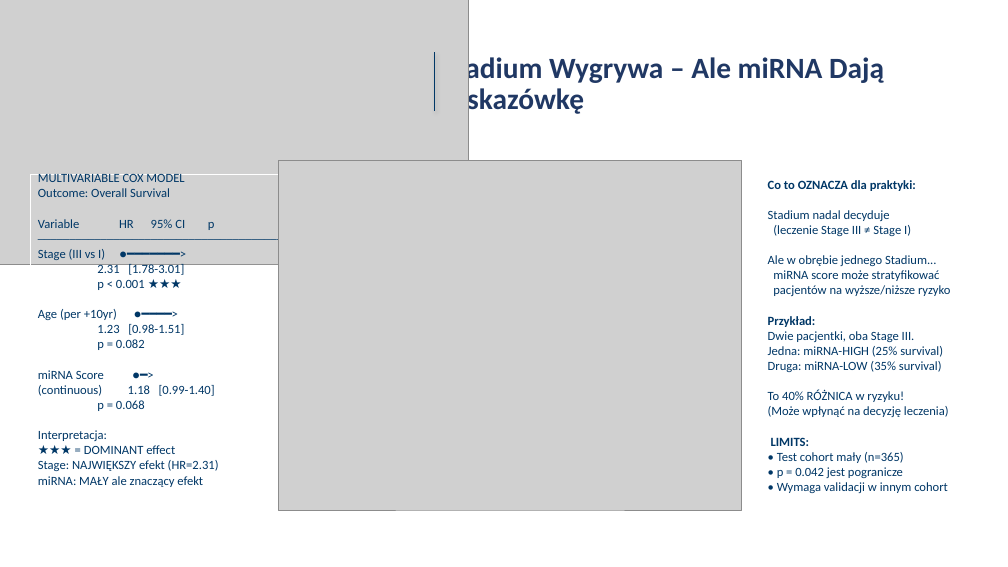
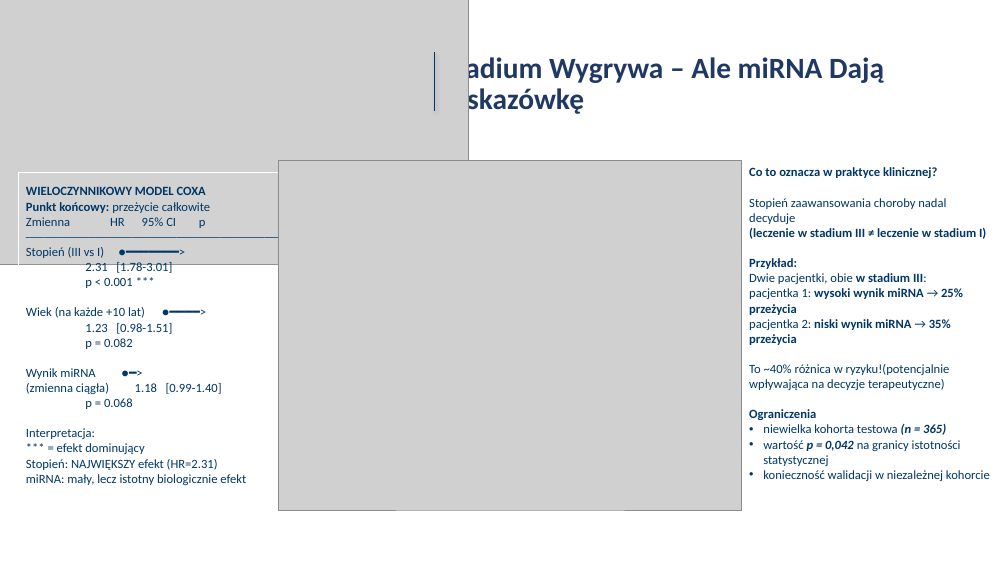
Before and after one commit to iZabela0001/Projekt_badawczy, a slide deck: slide 7 of pisanie_artykulu+prezentacja/Prezentacja.pptx. Drawn at 1008x567 pixels with LibreOffice and Linux fonts; fonts in the diff are those of the drawing; grey boxes stand for pictures. Boxes give left, top, right and bottom in pixels: in the first picture for what was removed or moved away, otherwise in the second. Text is boxed around its words. In the diff, an @@ line names an element or a change of style, - is before the commit and + after.

```diff
--- a/pisanie_artykulu+prezentacja/Prezentacja.pptx
+++ b/pisanie_artykulu+prezentacja/Prezentacja.pptx
@@ rectangle "Co to oznacza w praktyce ...": place and size @@
-rectangle "Co to oznacza w praktyce ..." at <box>761,172,1008,498</box>
+rectangle "Co to oznacza w praktyce ..." at <box>742,148,1002,498</box>
@@ rectangle "WIELOCZYNNIKOWY MODEL COXA": place and size @@
-rectangle "WIELOCZYNNIKOWY MODEL COXA" at <box>30,174,330,483</box>
+rectangle "WIELOCZYNNIKOWY MODEL COXA" at <box>18,172,340,496</box>
@@ text in rectangle at <box>749,167,986,239</box>: text changed; bold on @@
-Co to OZNACZA dla praktyki:
-Stadium nadal decyduje
-(leczenie Stage III ≠ Stage I)
-Ale w obrębie jednego Stadium...
-miRNA score może stratyfikować
-pacjentów na wyższe/niższe ryzyko
+Co to oznacza w praktyce klinicznej?
+Stopień zaawansowania choroby nadal decyduje
+(leczenie w stadium III ≠ leczenie w stadium I)
@@ text in rectangle at <box>26,186,210,228</box>: text changed; bold on @@
-MULTIVARIABLE COX MODEL
-Outcome: Overall Survival
-Variable HR 95% CI p
+WIELOCZYNNIKOWY MODEL COXA
+Punkt końcowy: przeżycie całkowite
+Zmienna HR 95% CI p
@@ text in rectangle at <box>26,247,104,258</box>: text changed @@
-Stage (III vs I) ●━━━━━━━>
+Stopień (III vs I) ●━━━━━━━>
@@ text in rectangle at <box>26,278,145,318</box>: text changed @@
-p < 0.001 ★★★
-Age (per +10yr) ●━━━━>
+p < 0.001 ***
+Wiek (na każde +10 lat) ●━━━━>
@@ text in rectangle at <box>749,273,990,481</box>: text changed @@
-Dwie pacjentki, oba Stage III.
-Jedna: miRNA-HIGH (25% survival)
-Druga: miRNA-LOW (35% survival)
-To 40% RÓŻNICA w ryzyku!
-(Może wpłynąć na decyzję leczenia)
-LIMITS:
-• Test cohort mały (n=365)
-• p = 0.042 jest pogranicze
-• Wymaga validacji w innym cohort
+Dwie pacjentki, obie w stadium III:
+pacjentka 1: wysoki wynik miRNA → 25% przeżycia
+pacjentka 2: niski wynik miRNA → 35% przeżycia
+To ~40% różnica w ryzyku!(potencjalnie wpływająca na decyzje terapeutyczne)
+Ograniczenia
+• niewielka kohorta testowa (n = 365)
+• wartość p = 0,042 na granicy istotności statystycznej
+• konieczność walidacji w niezależnej kohorcie
@@ text in rectangle at <box>26,368,222,394</box>: text changed @@
-miRNA Score ●━>
-(continuous) 1.18 [0.99-1.40]
+Wynik miRNA ●━>
+(zmienna ciągła) 1.18 [0.99-1.40]
@@ text in rectangle at <box>26,443,246,485</box>: text changed @@
-★★★ = DOMINANT effect
-Stage: NAJWIĘKSZY efekt (HR=2.31)
-miRNA: MAŁY ale znaczący efekt
+*** = efekt dominujący
+Stopień: NAJWIĘKSZY efekt (HR=2.31)
+miRNA: mały, lecz istotny biologicznie efekt
```
Also in this commit, not shown: 12 other slides changed.
